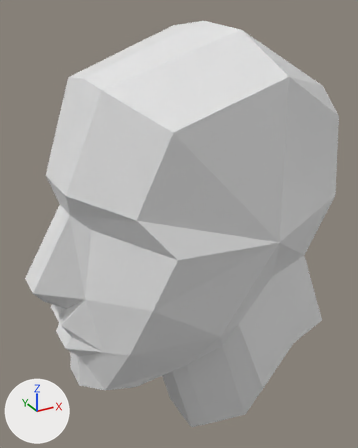
An edit to the Blender file Implementierung/Face3d/models/simple.blend, drawn before and after from the same camera.
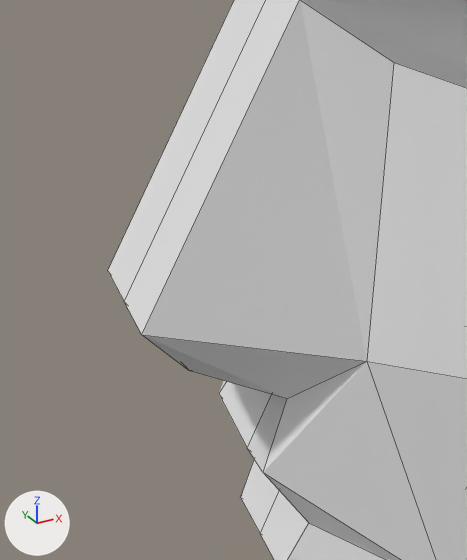
Each version appears first whole from a 50 mm camera at (-2.76, -4.81, 3.02) aimed at (-0.03, 0.15, 0.54), and next in a close-up on the part from 0% to 30% of the width and 48% to 77% of the height. The axes (+X, +Y, +Z) are drawn at lower left. The lights are the same throughout. The close-ups show mesh edges as thin lines.
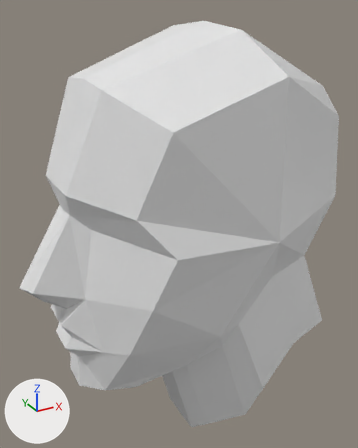
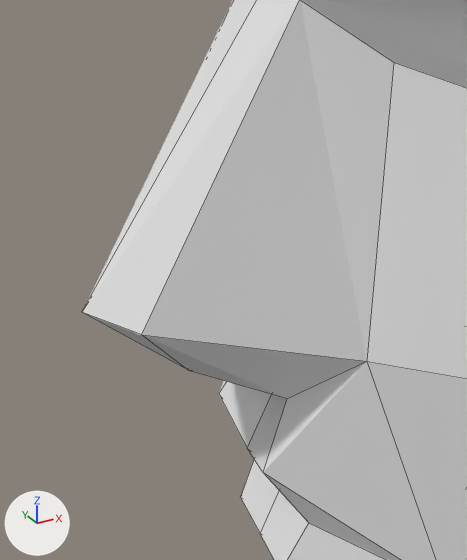
Commit message: ajusted simple model a little bit

Changed parts and their boxes (x1, y1, x2, y2) in the close-ups (467 x 560 px; the box of a moved part takes in the faces that stretch with it):
```json
{"object": "Plane.011", "change": "reshaped", "before": [108, 0, 467, 560], "after": [82, 0, 467, 560]}
{"part": 1, "of": "me_plane_022", "change": "moved or reshaped", "before": [108, 0, 299, 335], "after": [82, 0, 299, 370]}
```

Scene script edits in JSON lines:
```json
{"block": "me_plane_022", "where": "me_plane_022.from_pydata(...)  # 104 vertices, 102 faces; spans x -1.45..2.51, y -1.35..1.35, z -2.36..2.88"}
{"block": "me_plane_022", "where": "# used by ob_plane_011; location = (-0.5, 0.0, 0.0)"}
{"block": "me_plane_022", "change": "me_plane_022 part 1"}
{"op": "set", "path": "me_plane_022.vertices[101].co", "old": "(-1.45, 0.0, 0.28)", "new": "(-1.55, 0.0, 0.28)", "note": "pixel (124, 301) -> pixel (81, 312)"}
{"op": "set", "path": "me_plane_022.vertices[102].co", "old": "(-0.98, 0.0, 1.07)", "new": "(-1.0, 0.0, 1.07)"}
```
